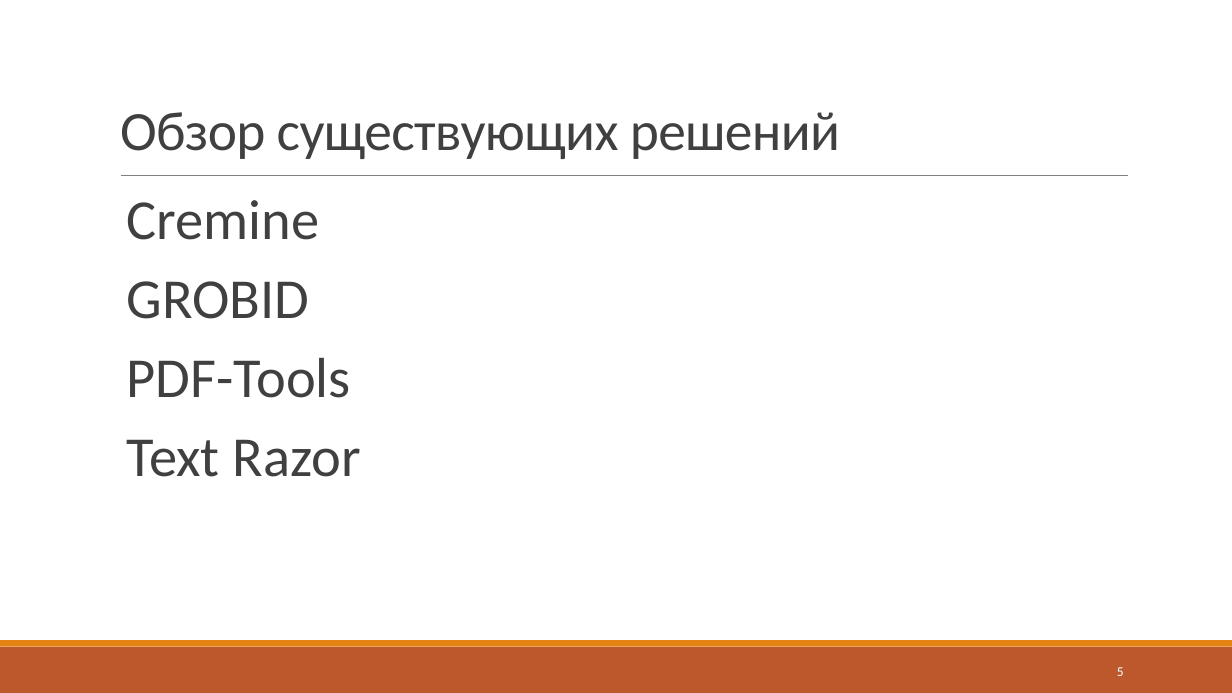
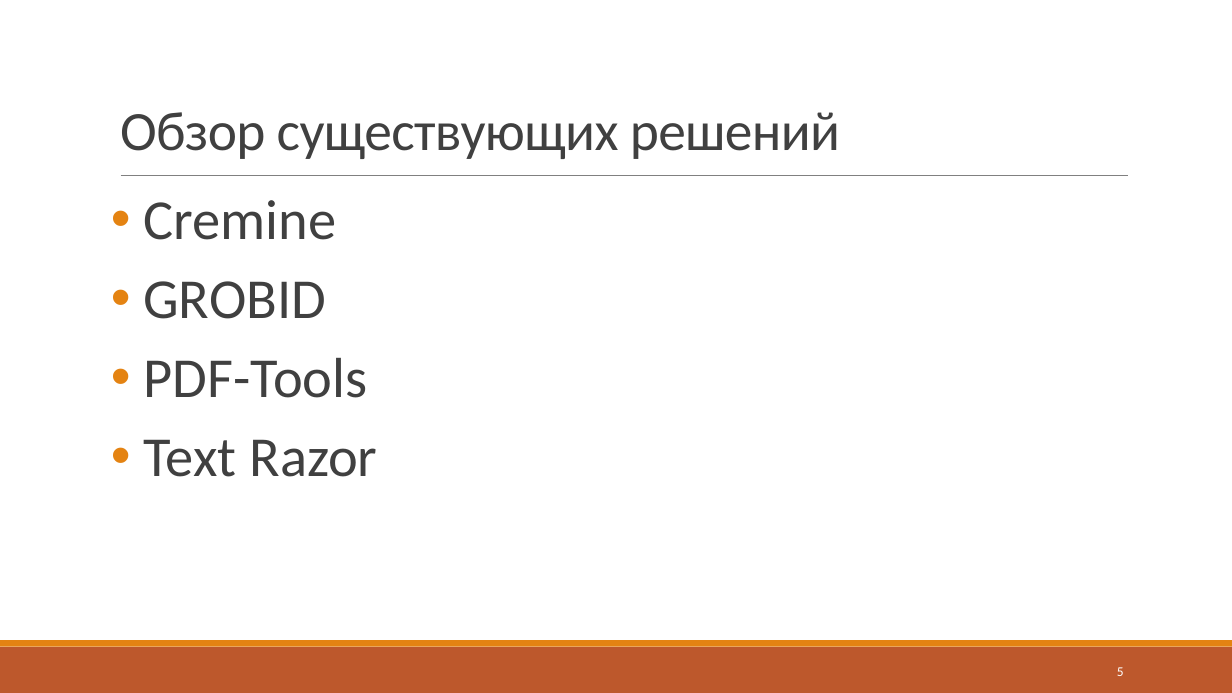
Before and after one commit to J-CITY/METADATA-EXTRACTOR, a slide deck: slide 5 of report.pptx. Drawn at 1232x693 pixels with LibreOffice and Linux fonts; fonts in the diff are those of the drawing. Boxes give left, top, right and bottom in pixels: in the first picture for what was removed or moved away, otherwise in the second. Text is boxed around its words. In the diff, an @@ line names an element or a change of style, - is before the commit and + after.

```diff
--- a/report.pptx
+++ b/report.pptx
@@ text "Cremine" at <box>143,200,377,477</box>: bullet   to • @@
```
Also in this commit, not shown: 2 other slides changed, 2 other files.
